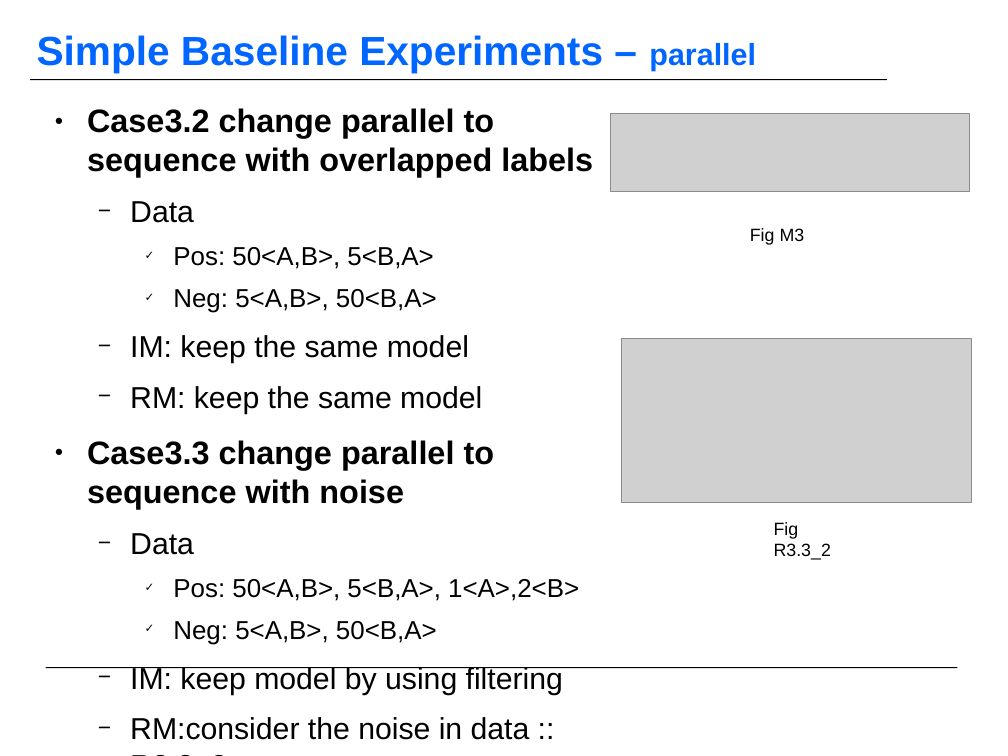
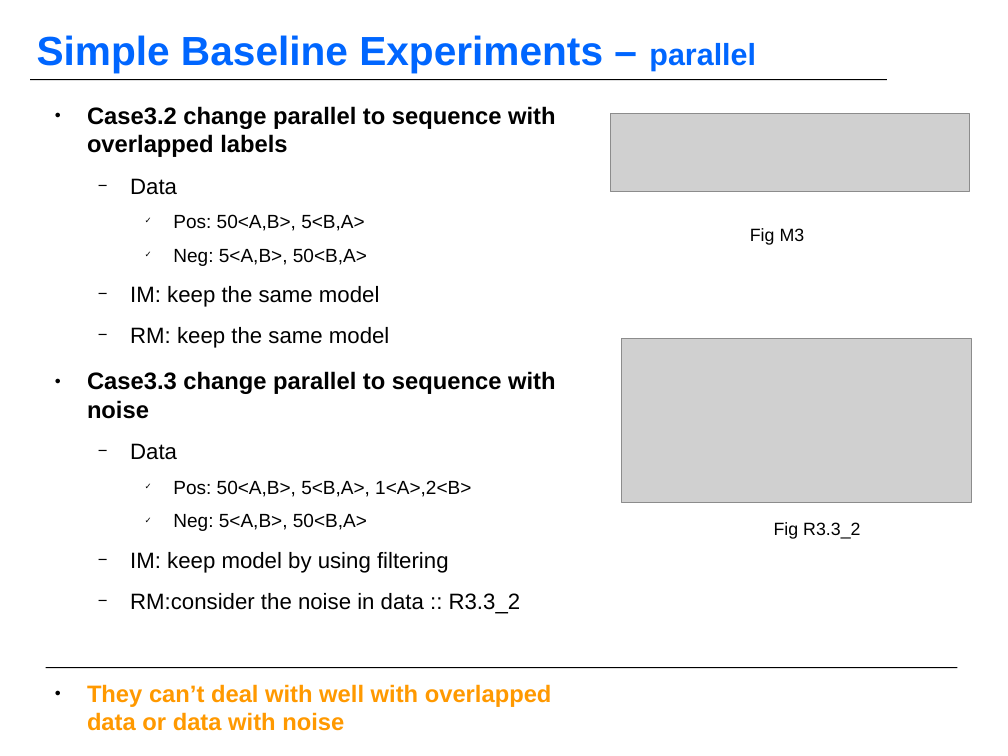
Before and after one commit to KFDing/masterthesis, a slide deck: slide 12 of official_report/MasterThesis_Report_03_Dfg_02.odp (slide 13 before the commit). Drawn at 1008x756 pixels with LibreOffice and Linux fonts; fonts in the diff are those of the drawing; grey boxes stand for pictures; background and template pictures are left out. Boxes give left, top, right and bottom in pixels: in the first picture for what was removed or moved away, otherwise in the second. Text is boxed around its words. In the diff, an @@ line names an element or a change of style, - is before the commit and + after.

```diff
--- a/official_report/MasterThesis_Report_03_Dfg_02.odp
+++ b/official_report/MasterThesis_Report_03_Dfg_02.odp
@@ text at (x1=87, y1=106, x2=555, y2=614): size 25.5 to 18.8 pt in "Case3.2 change parallel to sequence with overlapped ...", "Case3.3 change parallel to sequence with noise"; size 23.8 to 17.5 pt in "Data", "IM: keep the same model", "RM: keep the same model", "Data" and 2 more places; size 20.4 to 15 pt in "Pos: 50<A,B>, 5<B,A>", "Neg: 5<A,B>, 50<B,A>", "Pos: 50<A,B>, 5<B,A>, 1<A>,2<B>", "Neg: 5<A,B>, 50<B,A>" @@
@@ text "Fig R3.3_2" rewrapped from (x1=774, y1=522, x2=831, y2=560) to (x1=774, y1=522, x2=860, y2=539) @@
@@ text at (x1=87, y1=684, x2=552, y2=731): paragraph added @@
+● They can’t deal with well with overlapped data or data with noise
```
Also in this commit, not shown: 15 other slides changed, 3 slides added, 3 slides removed.
